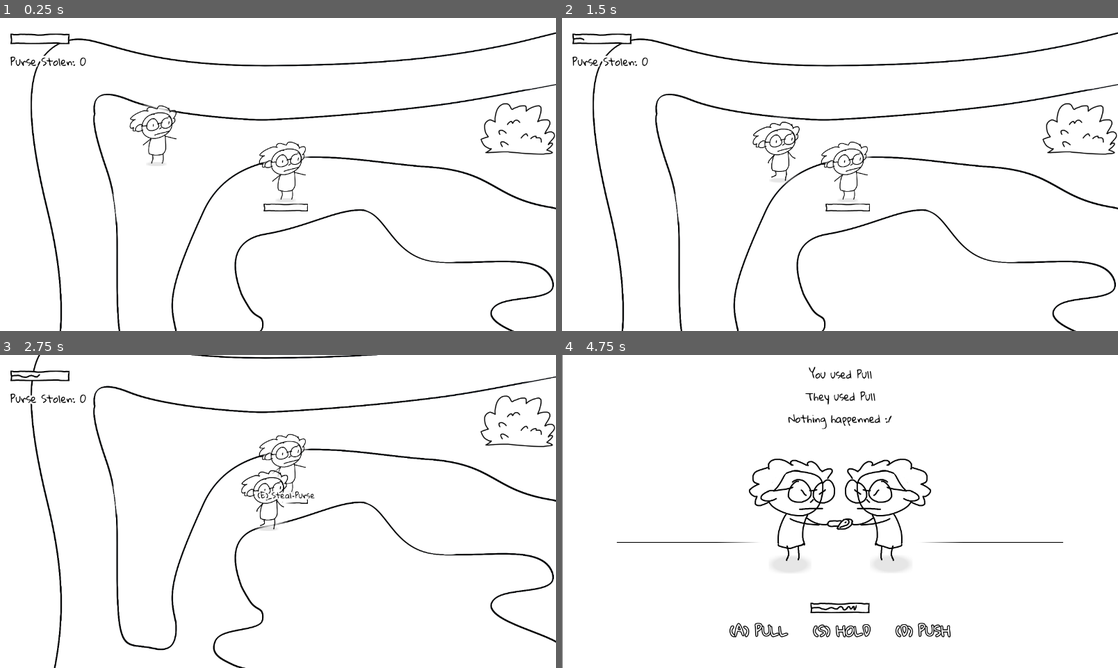
Above: before the commit, frames 1-4 (two rows, left to right).
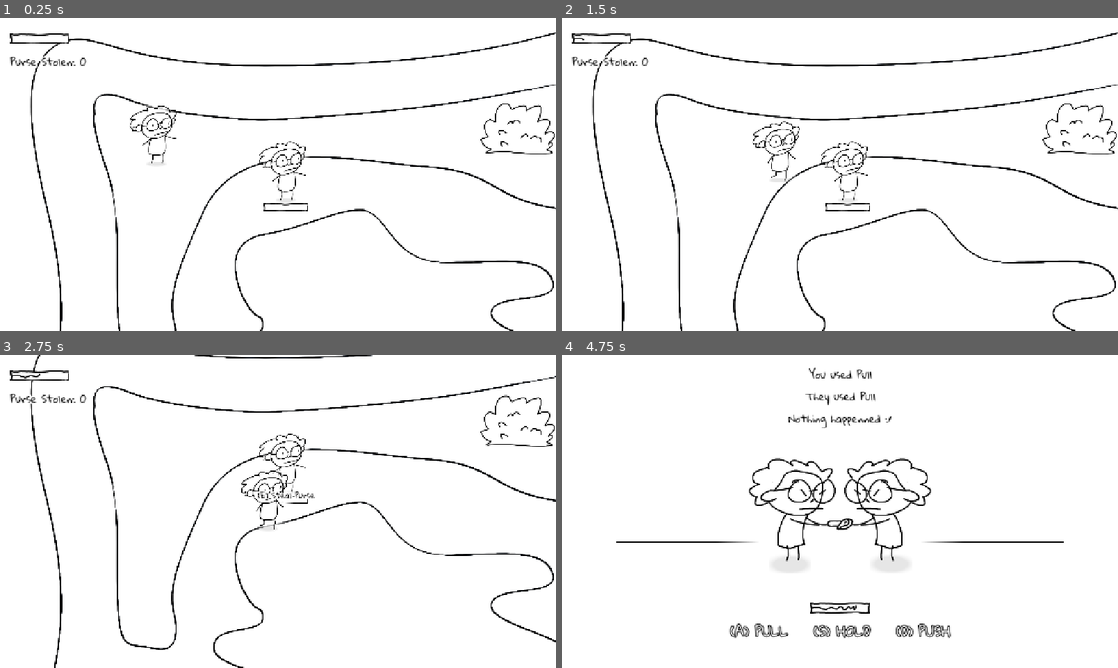
Above: after the commit, the same moments.

Repository: johnreybacal/gran-theft-aubrey
Game: Godot game, scene res://scenes/game_explore.tscn
Same seed, same stepped clock (60 frames per second), same inputs: the game is played once before the commit and once after it.
Inputs:
- Up to frame 1 (0.25 s): no input
- Up to frame 2 (1.5 s): hold D (move_right) 0.53-1.28 s; hold E (interact) 0.53-1.28 s; hold S (move_down) from 1.28 s (still down); tap E (interact) at 1.35 s
- Up to frame 3 (2.75 s): release S (move_down) at 2.03 s; hold D (move_right) from 2.03 s (still down); hold E (interact) from 2.03 s (still down)
- Up to frame 4 (4.75 s): release D (move_right) at 2.78 s; release E (interact) at 2.78 s; hold W (move_up) 2.78-3.53 s; tap E (interact) at 2.85, 4.35 s; hold E (interact) 3.53-4.28 s; hold A (move_left) from 3.53 s (still down)

The runs differ from the first frame. In frame 1, 3.2% of the frame differs, in the area x 1-100%, y 4-100%; in frame 2, 3.2%; in frame 3, 3.1%; in frame 4, 2.8%.

Commit message:
export config

Diff:
--- a/project.godot
+++ b/project.godot
@@ -29,7 +29,8 @@
 
 window/size/viewport_width=1280
 window/size/viewport_height=720
-window/stretch/mode="viewport"
+window/size/mode=2
+window/stretch/mode="canvas_items"
 
 [global_group]
 
Not shown, added: export_presets.cfg
Not shown, changed: .gitignore
